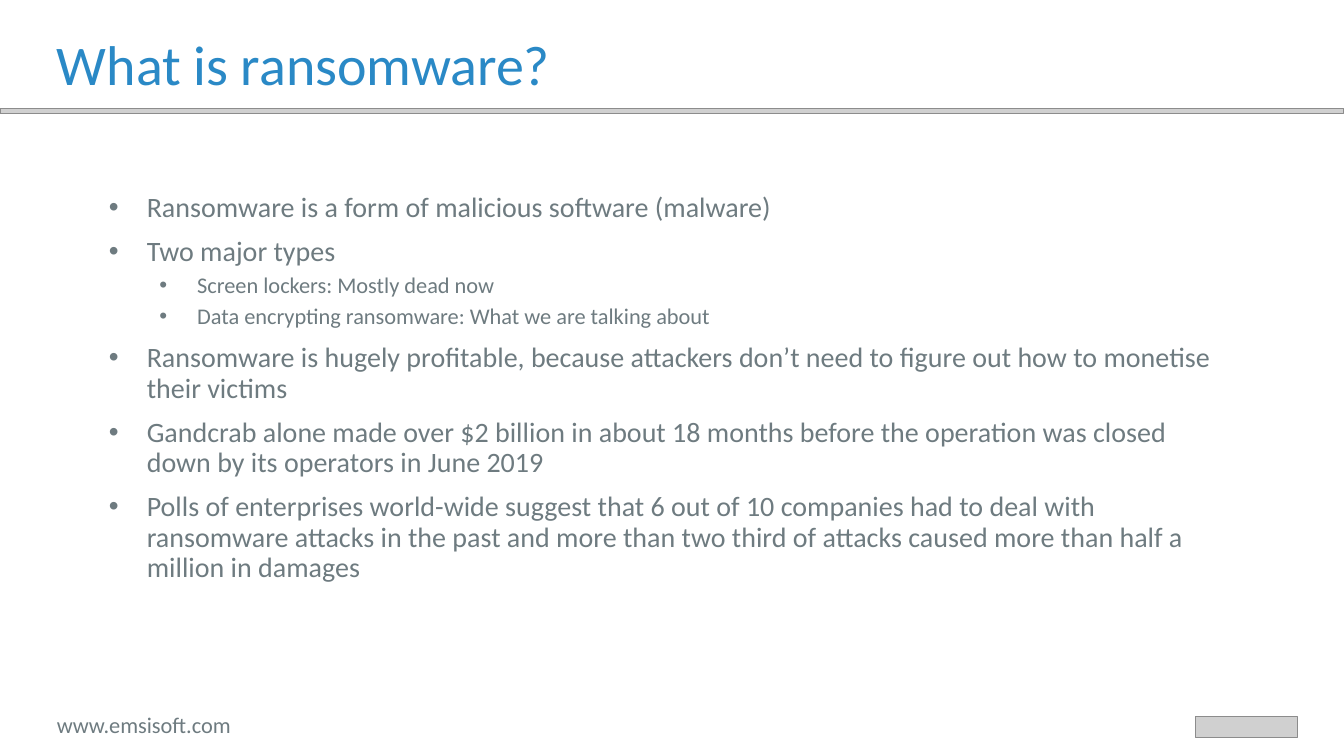
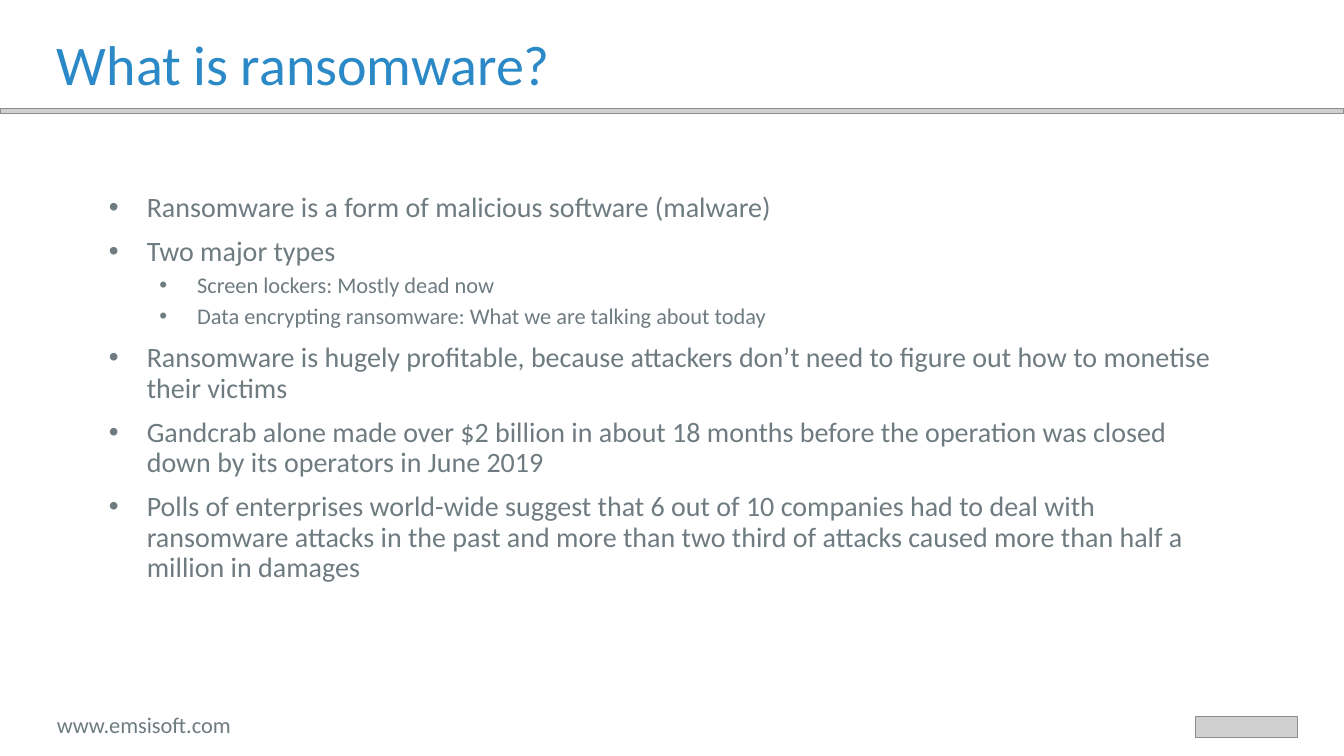
Before and after one commit to fwosar/presentations, a slide deck: slide 5 of oxford/Oxford_2019.pptx. Drawn at 1344x756 pixels with LibreOffice and Linux fonts; fonts in the diff are those of the drawing; grey boxes stand for pictures. Boxes give left, top, right and bottom in pixels: in the first picture for what was removed or moved away, otherwise in the second. Text is boxed around its words. In the diff, an @@ line names an element or a change of style, - is before the commit and + after.

Commit message:
Typos and stuff

```diff
--- a/oxford/Oxford_2019.pptx
+++ b/oxford/Oxford_2019.pptx
@@ text at (x1=197, y1=308, x2=766, y2=328): text changed @@
-  • Data encrypting ransomware: What we are talking about
+  • Data encrypting ransomware: What we are talking about today
```
Also in this commit, not shown: 5 other slides changed.
